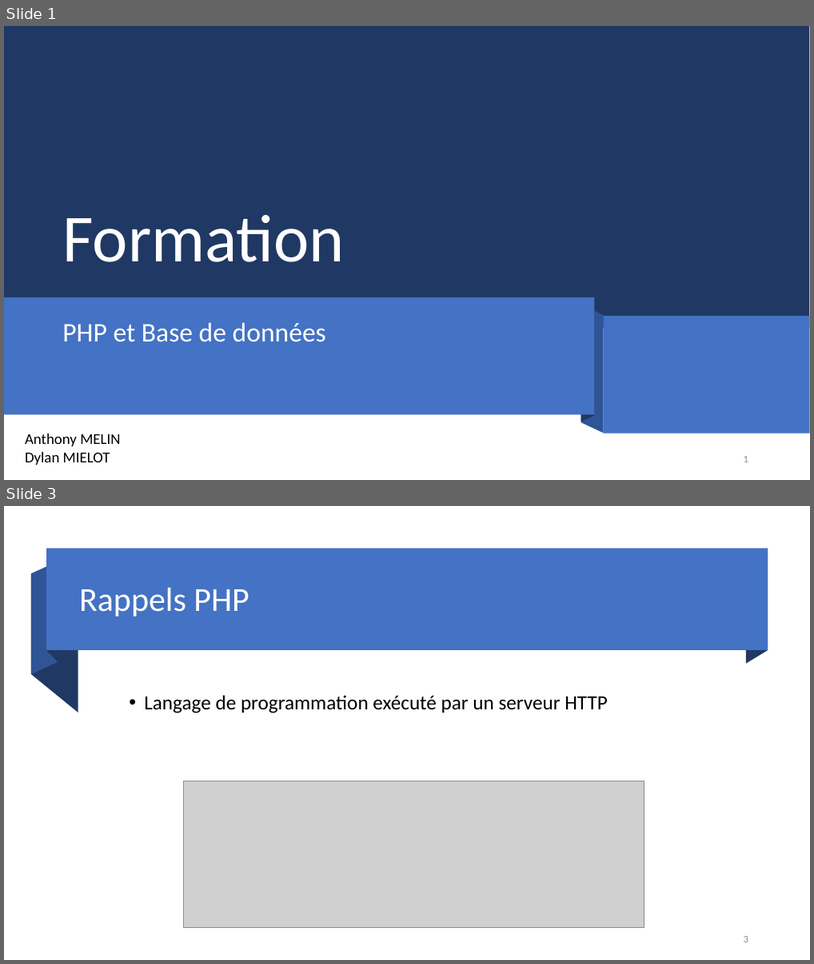
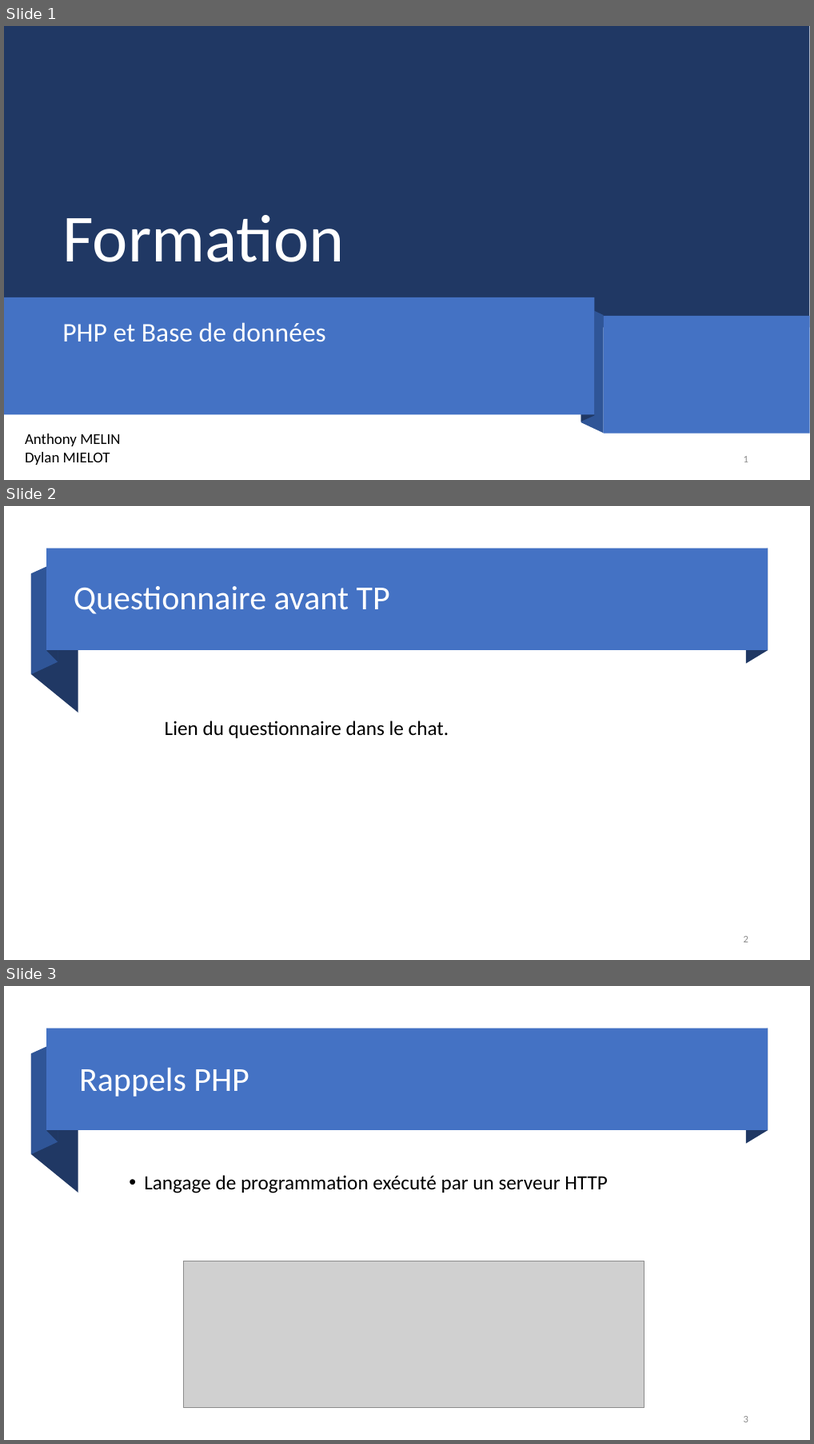
Before and after one commit to DylanMielot/FormationFormateur, a slide deck: Formation de formateur.pptx. Shown one above the other, each under a label of ours: slides 1 and 3 before the commit, slides 1, 2 and 3 after it; the slides between them are not shown. The pictures are 814x964 and 814x1444 pixels, drawn with LibreOffice and Linux fonts; fonts in the diff are those of the drawing; grey boxes stand for pictures. Boxes give left, top, right and bottom in pixels: in the first picture for what was removed or moved away, otherwise in the second. Text is boxed around its words. In the diff, an @@ line names an element or a change of style, - is before the commit and + after.

```diff
--- a/Formation de formateur.pptx
+++ b/Formation de formateur.pptx
@@ slide 2 added at (4, 506, 810, 960), background #FFFFFF @@
@@ rectangle added at (46, 548, 768, 651), fill #4472C4 @@
@@ freeform shape added at (47, 548, 58, 661), fill #203864 @@
@@ freeform shape added at (746, 548, 768, 664), fill #203864 @@
@@ freeform shape added at (31, 574, 78, 712), fill #203864 @@
@@ freeform shape added at (31, 562, 58, 675), fill #2F5597 @@
@@ title added at (74, 586, 390, 614), 40 pt, text #FFFFFF @@
+Questionnaire avant TP
@@ text added at (165, 720, 449, 738), 24 pt, text #000000 @@
+Lien du questionnaire dans le chat.
@@ page number added at (744, 936, 749, 942), 12 pt, text #8C8C8C @@
+2
```
Also in this commit, not shown: 3 slides changed, 1 other slide added, 1 slide removed.
